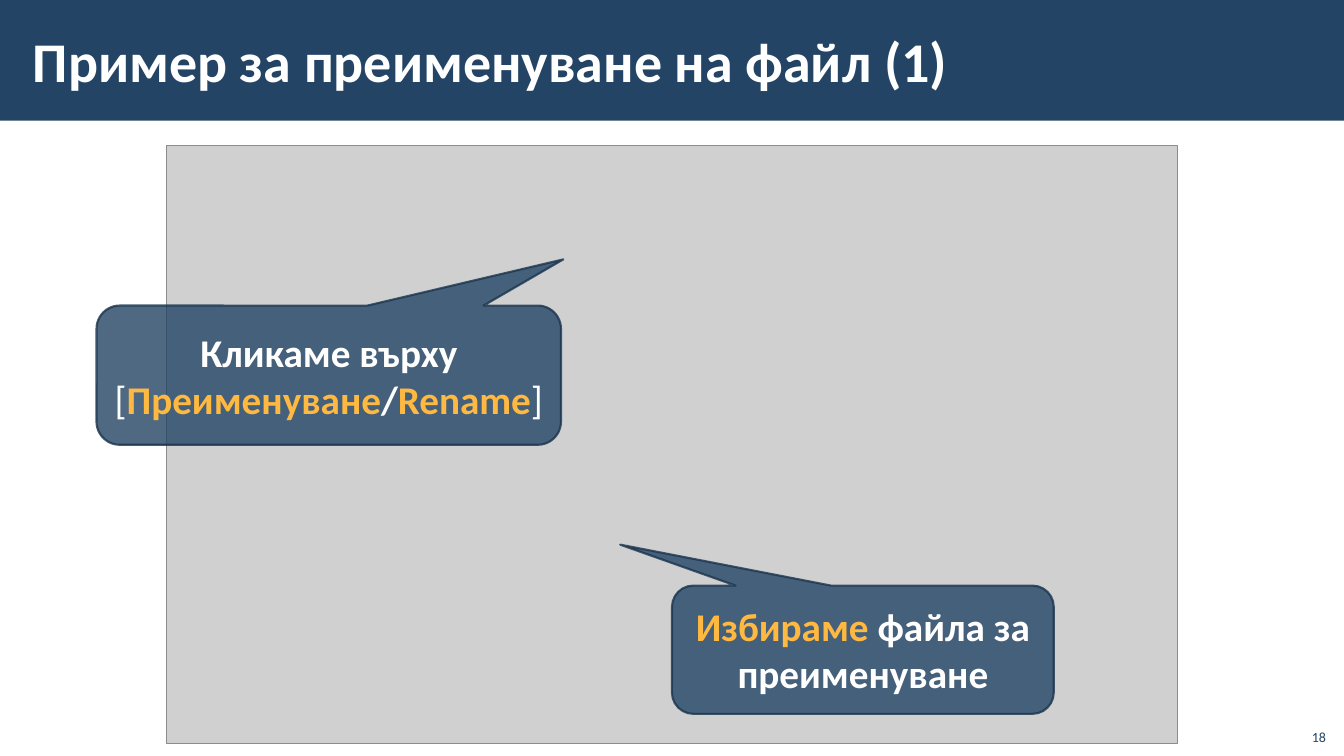
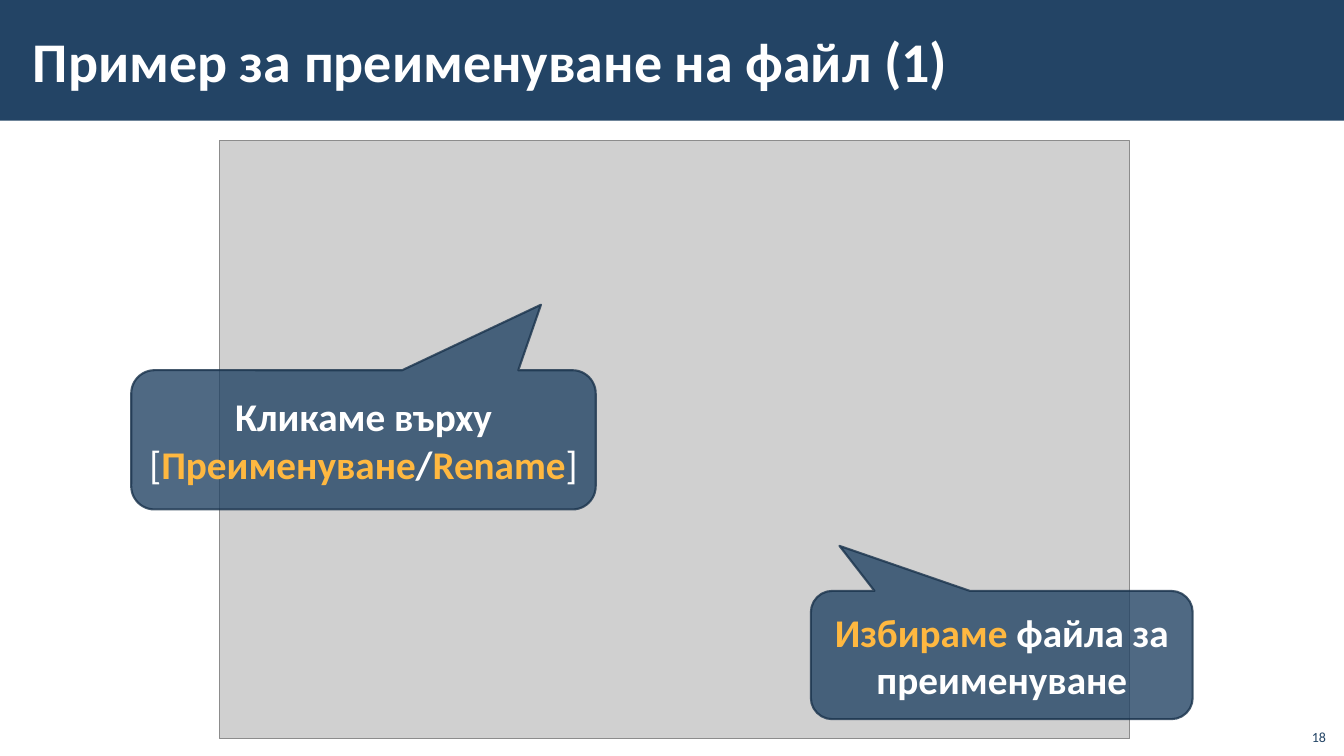
Before and after one commit to BG-IT-Edu/School-Programming, a slide deck: slide 18 of Courses/Computer-Modeling-and-IT/Computer-Modeling-and-IT-5-Class/04-File-System/04-File-System.pptx. Drawn at 1344x756 pixels with LibreOffice and Linux fonts; fonts in the diff are those of the drawing; grey boxes stand for pictures; background and template pictures are left out. Boxes give left, top, right and bottom in pixels: in the first picture for what was removed or moved away, otherwise in the second. Text is boxed around its words. In the diff, an @@ line names an element or a change of style, - is before the commit and + after.

```diff
--- a/Courses/Computer-Modeling-and-IT/Computer-Modeling-and-IT-5-Class/04-File-System/04-File-System.pptx
+++ b/Courses/Computer-Modeling-and-IT/Computer-Modeling-and-IT-5-Class/04-File-System/04-File-System.pptx
@@ picture: place and size @@
-picture at [167,146,1178,744]
+picture at [220,141,1130,739]
@@ rounded speech box "Кликаме върху [Преименуване/Rename]" at [131,370,596,509]: proportions changed @@
@@ rounded speech box "Кликаме върху [Преименуване/Rename]": place and size @@
-rounded speech box "Кликаме върху [Преименуване/Rename]" at [97,306,562,445]
+rounded speech box "Кликаме върху [Преименуване/Rename]" at [131,370,596,509]
@@ rounded speech box "Избираме файла за преименуване": place and size @@
-rounded speech box "Избираме файла за преименуване" at [673,586,1055,714]
+rounded speech box "Избираме файла за преименуване" at [811,591,1193,719]
@@ rounded speech box "Избираме файла за преименуване" at [811,591,1193,719]: proportions changed @@
```
Also in this commit, not shown: 17 other slides changed.
